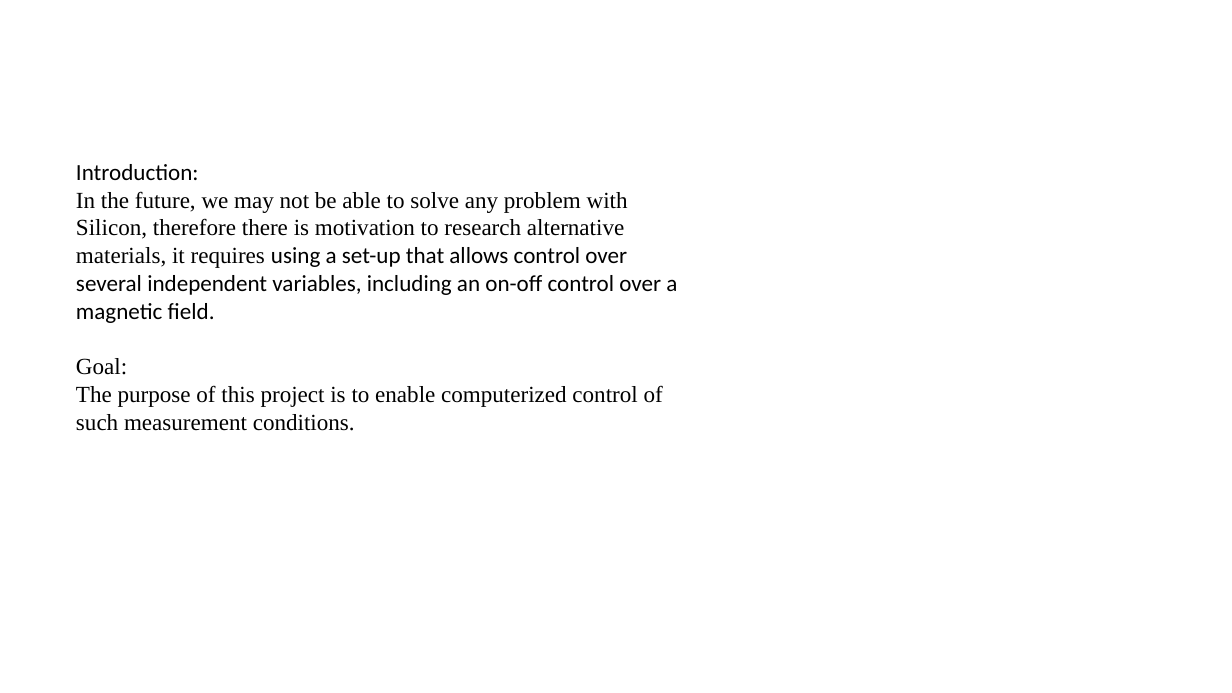
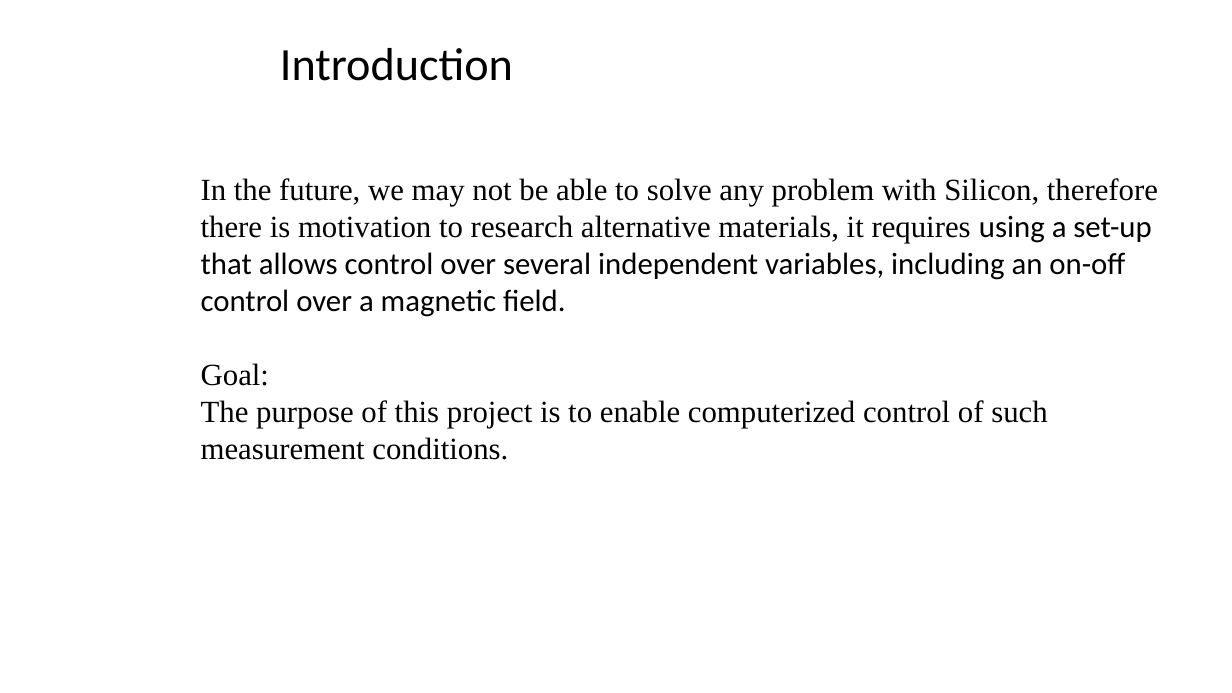
Before and after one commit to eylonk12/university_project, a slide deck: slide 2 of main/prs_2022-048p.pptx (slide 3 before the commit). Drawn at 1232x693 pixels with LibreOffice and Linux fonts; fonts in the diff are those of the drawing; background and template pictures are left out. Boxes give left, top, right and bottom in pixels: in the first picture for what was removed or moved away, otherwise in the second. Text is boxed around its words. In the diff, an @@ line names an element or a change of style, - is before the commit and + after.

```diff
--- a/main/prs_2022-048p.pptx
+++ b/main/prs_2022-048p.pptx
@@ text added at [280,48,513,81], 36 pt, text #000000 @@
+Introduction
@@ text at [76,164,199,180]: paragraph removed @@
-Introduction:
@@ text "In the future, we may ...": place and size @@
-text "In the future, we may ..." at [76,164,677,431]
+text "In the future, we may ..." at [201,178,1158,460]
@@ text "In the future, we may ..." at [201,178,1158,460]: size 18 to 24 pt @@
```
Also in this commit, not shown: 6 other slides changed, 2 slides added, 1 slide removed, 1 other file.
